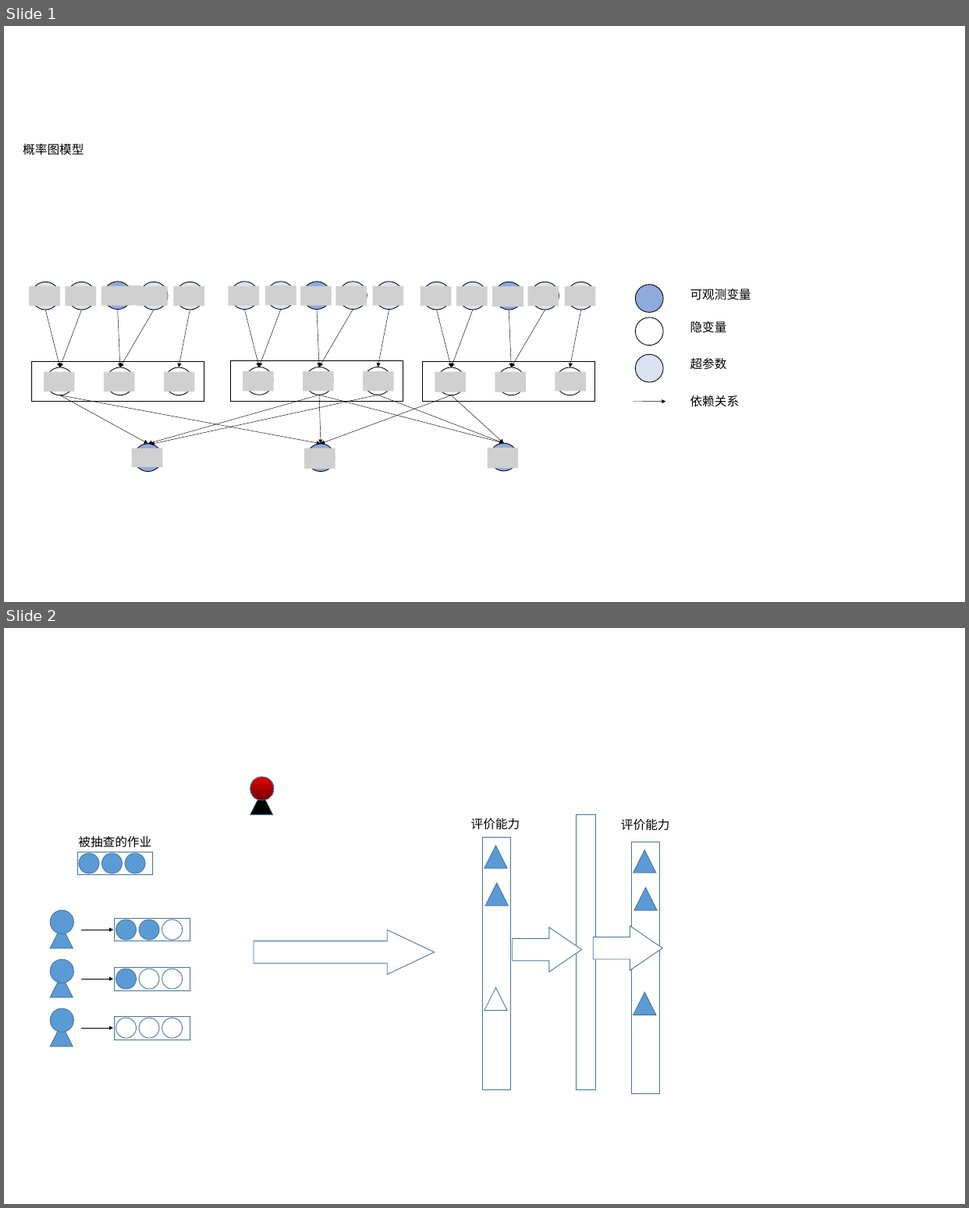
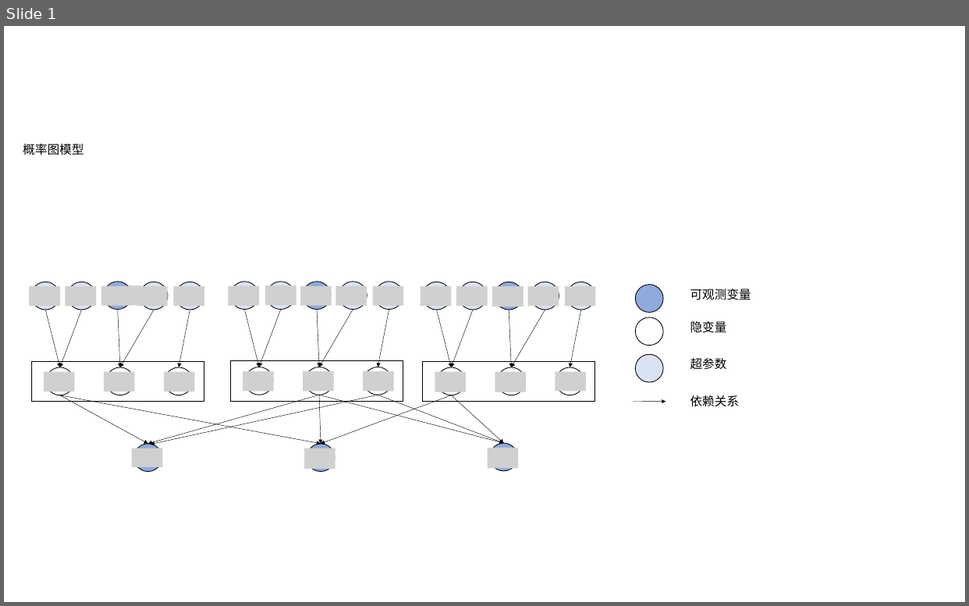
Before and after one commit to CHDYPY/douban, a slide deck: paper/相关图.pptx. Shown one above the other, each under a label of ours: slides 1 and 2 before the commit, slide 1 after it. The pictures are 969x1208 and 969x606 pixels, drawn with LibreOffice and Linux fonts; fonts in the diff are those of the drawing; grey boxes stand for pictures. Boxes give left, top, right and bottom in pixels: in the first picture for what was removed or moved away, otherwise in the second. Text is boxed around its words. In the diff, an @@ line names an element or a change of style, - is before the commit and + after.

```diff
--- a/paper/相关图.pptx
+++ b/paper/相关图.pptx
@@ slide 2 removed at (x1=4, y1=628, x2=965, y2=1204), background #FFFFFF @@
@@ ellipse removed at (x1=250, y1=777, x2=274, y2=800) @@
@@ triangle removed at (x1=250, y1=792, x2=273, y2=815) @@
@@ text removed at (x1=78, y1=836, x2=151, y2=848) @@
-被抽查的作业
@@ text removed at (x1=471, y1=818, x2=520, y2=830) @@
-评价能力
@@ rectangle removed at (x1=483, y1=838, x2=511, y2=1090) @@
@@ rectangle removed at (x1=577, y1=815, x2=596, y2=1090) @@
@@ text removed at (x1=621, y1=819, x2=670, y2=831) @@
-评价能力
@@ rectangle removed at (x1=78, y1=852, x2=153, y2=875) @@
@@ ellipse removed at (x1=79, y1=853, x2=99, y2=874) @@
@@ ellipse removed at (x1=102, y1=853, x2=122, y2=874) @@
@@ ellipse removed at (x1=125, y1=853, x2=146, y2=874) @@
@@ triangle removed at (x1=484, y1=846, x2=507, y2=869) @@
@@ rectangle removed at (x1=632, y1=842, x2=660, y2=1094) @@
@@ triangle removed at (x1=633, y1=850, x2=656, y2=873) @@
@@ triangle removed at (x1=485, y1=883, x2=509, y2=906) @@
@@ triangle removed at (x1=634, y1=888, x2=658, y2=910) @@
@@ triangle removed at (x1=50, y1=926, x2=73, y2=949) @@
@@ ellipse removed at (x1=50, y1=910, x2=73, y2=935) @@
@@ arrow removed from (81, 931) to (113, 931) @@
@@ group removed at (x1=115, y1=918, x2=190, y2=942): 3 ellipses, 1 rectangle @@
@@ right arrow removed at (x1=254, y1=931, x2=435, y2=974) @@
@@ right arrow removed at (x1=513, y1=928, x2=582, y2=972) @@
@@ right arrow removed at (x1=594, y1=926, x2=662, y2=970) @@
@@ triangle removed at (x1=50, y1=975, x2=73, y2=998) @@
@@ ellipse removed at (x1=50, y1=960, x2=73, y2=983) @@
@@ group removed at (x1=115, y1=967, x2=190, y2=991): 3 ellipses, 1 rectangle @@
@@ arrow removed from (81, 979) to (113, 979) @@
@@ triangle removed at (x1=484, y1=988, x2=507, y2=1011) @@
@@ triangle removed at (x1=633, y1=993, x2=656, y2=1016) @@
@@ triangle removed at (x1=50, y1=1024, x2=73, y2=1048) @@
@@ ellipse removed at (x1=50, y1=1009, x2=73, y2=1032) @@
@@ group removed at (x1=115, y1=1016, x2=190, y2=1040): 3 ellipses, 1 rectangle @@
@@ arrow removed from (81, 1028) to (113, 1028) @@
```
Also in this commit, not shown: 1 slide changed, 2 other slides removed, 7 other files.
